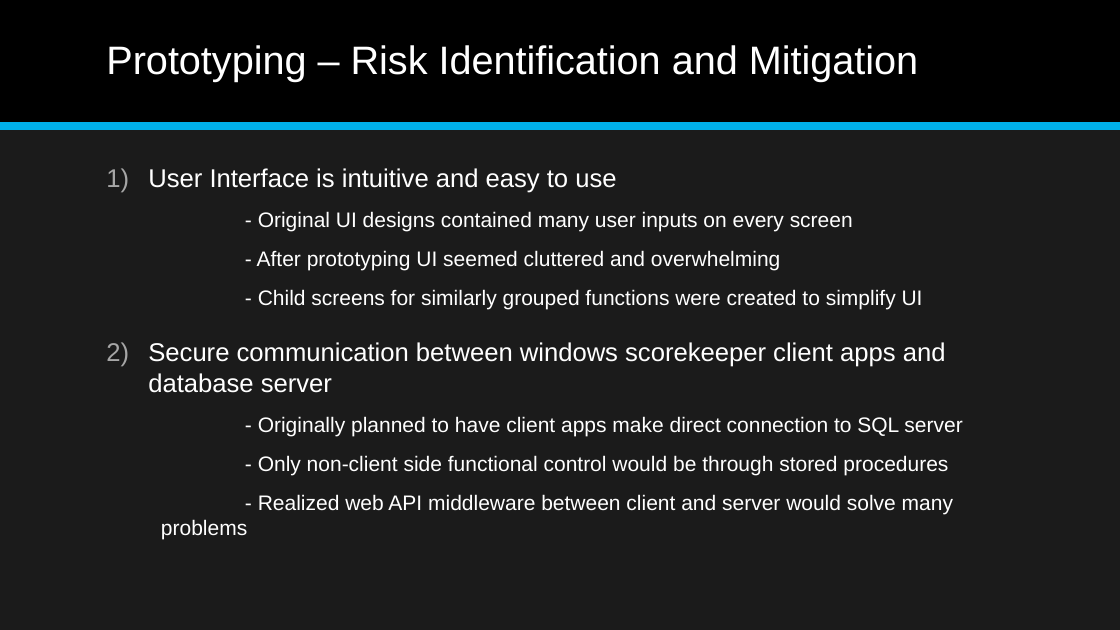
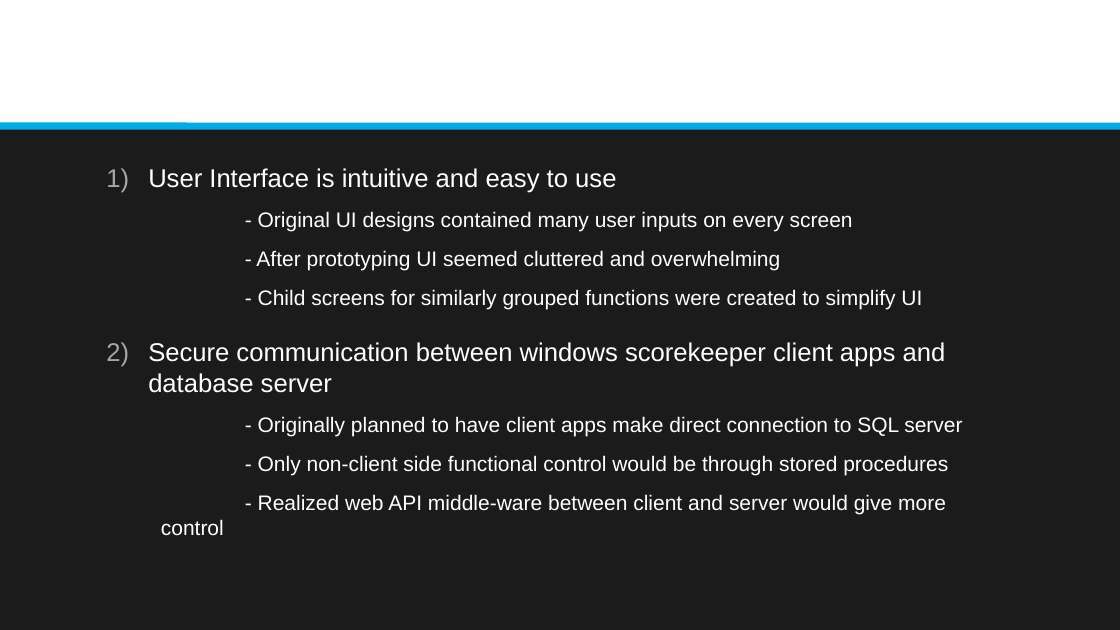
Before and after one commit to ZackE4/Zymsoft, a slide deck: slide 12 of Zymsoft Presentation.pptx (slide 13 before the commit). Drawn at 1120x630 pixels with LibreOffice and Linux fonts; fonts in the diff are those of the drawing. Boxes give left, top, right and bottom in pixels: in the first picture for what was removed or moved away, otherwise in the second. Text is boxed around its words. In the diff, an @@ line names an element or a change of style, - is before the commit and + after.

```diff
--- a/Zymsoft Presentation.pptx
+++ b/Zymsoft Presentation.pptx
@@ rectangle at bbox=[0, 0, 1120, 126]: fill #000000 to #FFFFFF @@
@@ title removed at bbox=[106, 45, 918, 82] @@
-Prototyping – Risk Identification and Mitigation
@@ text at bbox=[161, 494, 946, 535]: text changed @@
-    - Realized web API middleware between client and server would solve many problems
+- Realized web API middle-ware between client and server would give more control
```
Also in this commit, not shown: 13 other slides changed, 1 slide removed.
